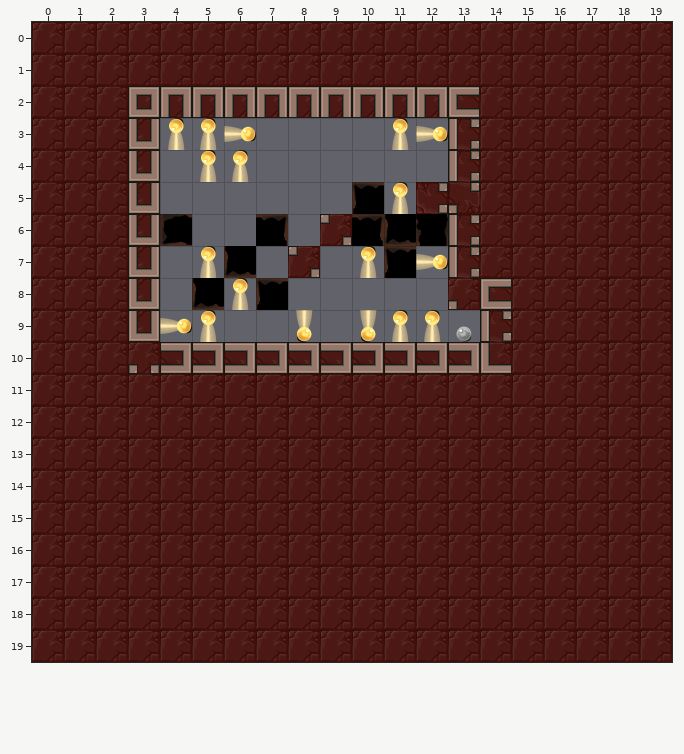
An edit to a level. Tiled map, assets/levels/newgrounds_release/olivial2.tmx. The picture above was drawn from the file before the commit.
Cells are 128x128 px. Shown: x 0..19, y 0..19. Not drawn, because the pictures are missing: unchanged layer "Holes".
After:
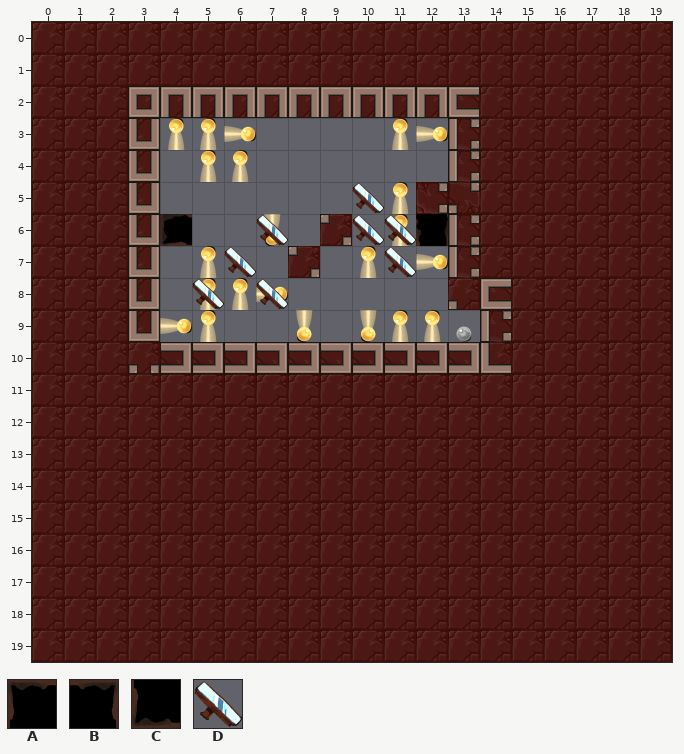
Key: from "holes": A 0, B 0 flipped left-right, C 0 flipped up-down; from "mirrors": D 1.
Objects are placed by their top-left corner, in cells (3,4 is the top-left corner of cell 3,4); size is 1x1 cell unless given.
The edit:
Layer "Mirrors":
changed: A "mirror" at 10,5 -> D "mirror" at 10,5
changed: B "mirror" at 10,6 -> D "mirror" at 10,6
changed: B "mirror" at 7,6 -> D "mirror" at 7,6
changed: C "mirror" at 11,6 -> D "mirror" at 11,6
changed: C "mirror" at 6,7 -> D "mirror" at 6,7
changed: A "mirror" at 11,7 -> D "mirror" at 11,7
changed: A "mirror" at 7,8 -> D "mirror" at 7,8
changed: C "mirror" at 5,8 -> D "mirror" at 5,8
